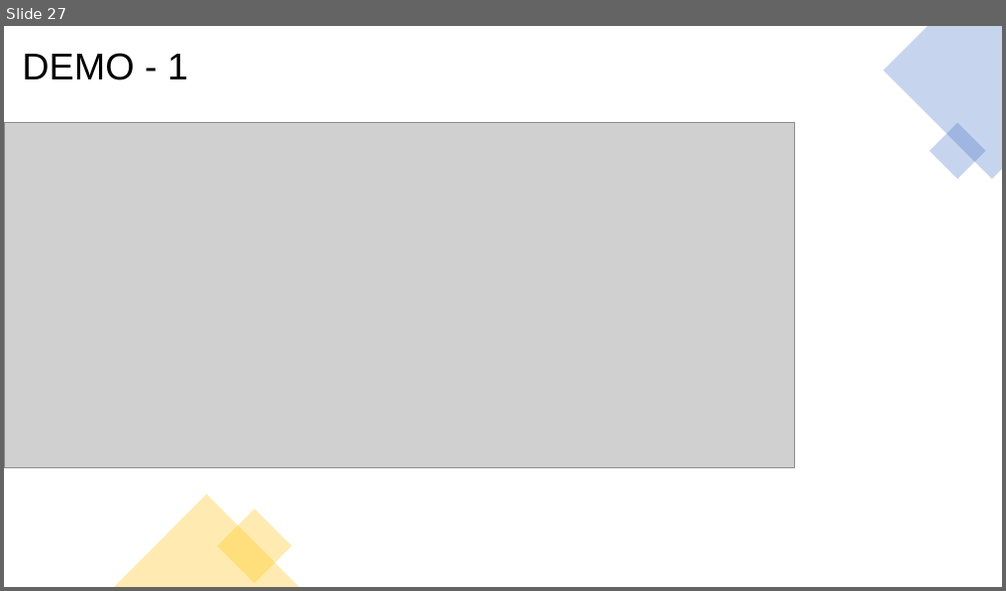
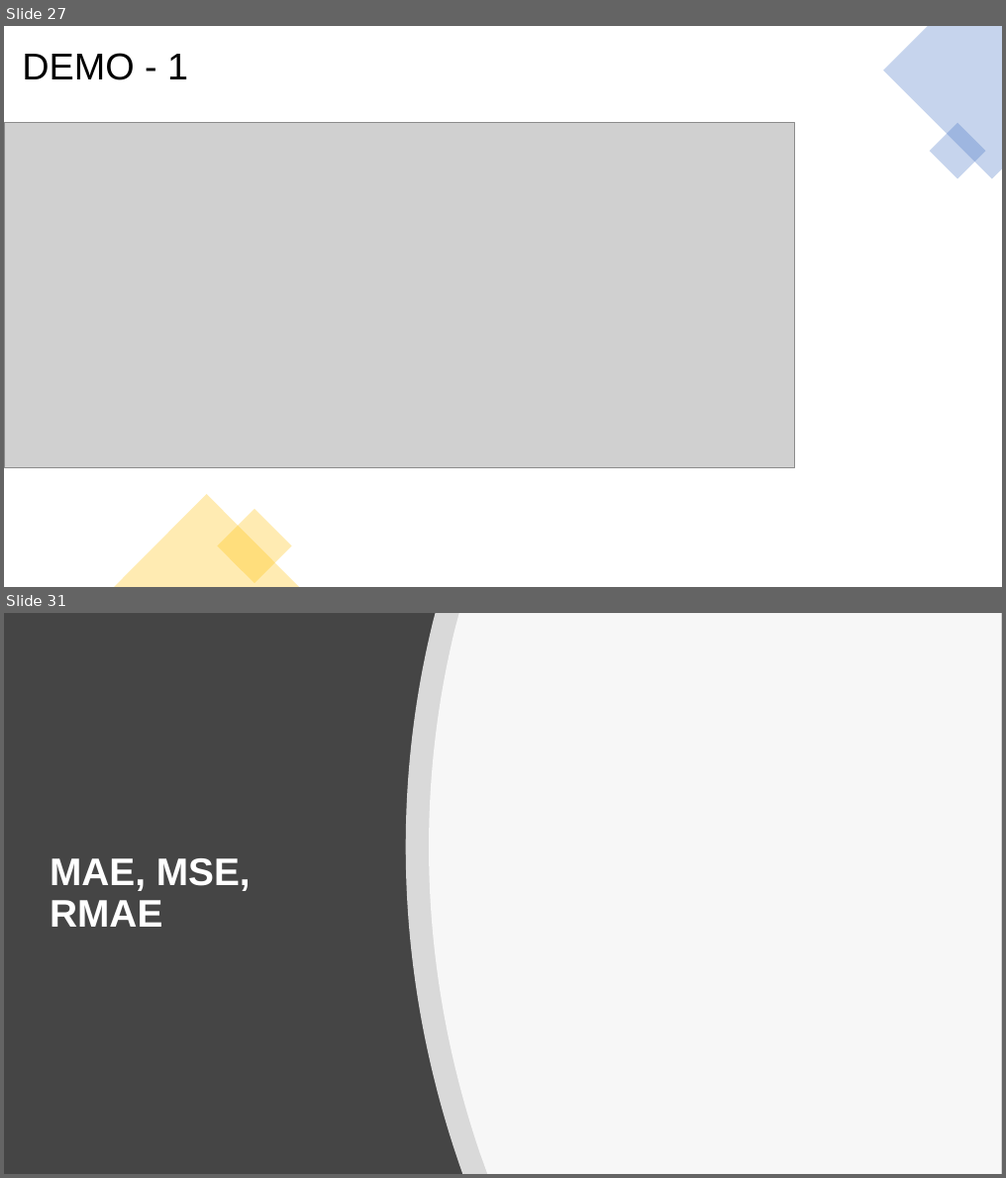
Before and after one commit to giorgio-angelo-esposito/F1WP, a slide deck: F1WP_Presentazione.pptx. Shown one above the other, each under a label of ours: slide 27 before the commit, slides 27 and 31 after it; the slides between them are not shown. The pictures are 1006x591 and 1006x1178 pixels, drawn with LibreOffice and Linux fonts; fonts in the diff are those of the drawing; grey boxes stand for pictures. Boxes give left, top, right and bottom in pixels: in the first picture for what was removed or moved away, otherwise in the second. Text is boxed around its words. In the diff, an @@ line names an element or a change of style, - is before the commit and + after.

```diff
--- a/F1WP_Presentazione.pptx
+++ b/F1WP_Presentazione.pptx
@@ slide 31 added at [4,613,1002,1174], background #454545 @@
@@ freeform shape added at [406,613,1002,1174], fill #FFFFFF at 80% opacity @@
@@ freeform shape added at [430,613,1002,1174], fill #FFFFFF at 80% opacity @@
@@ title added at [50,859,251,927], 37 pt, text #FFFFFF, bold @@
+MAE, MSE, RMAE
```
Also in this commit, not shown: 3 other slides added, 1 slide removed.
